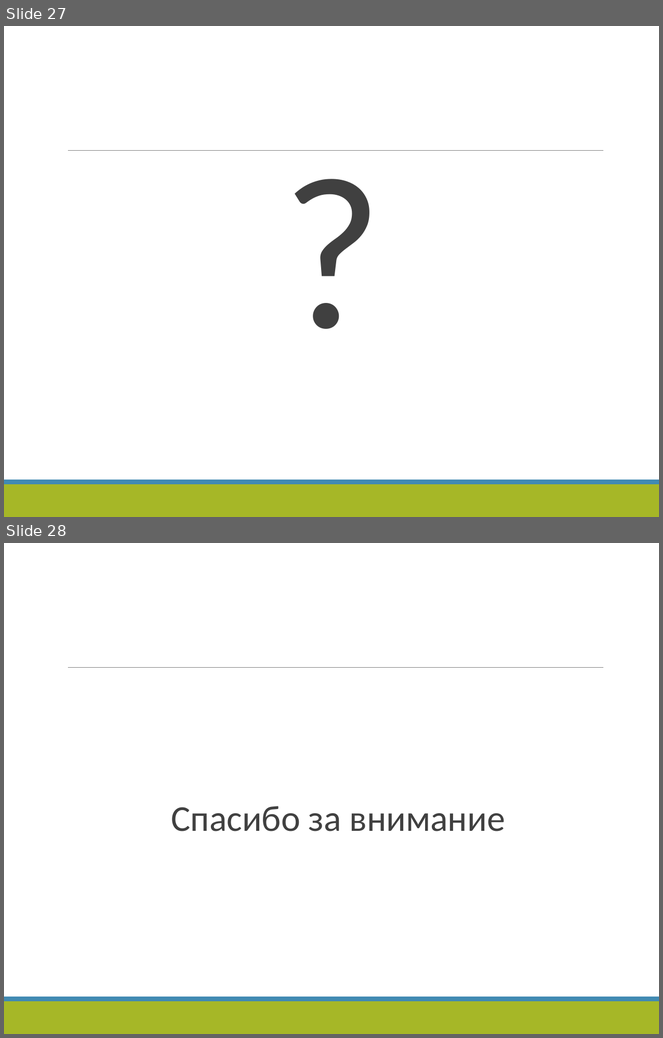
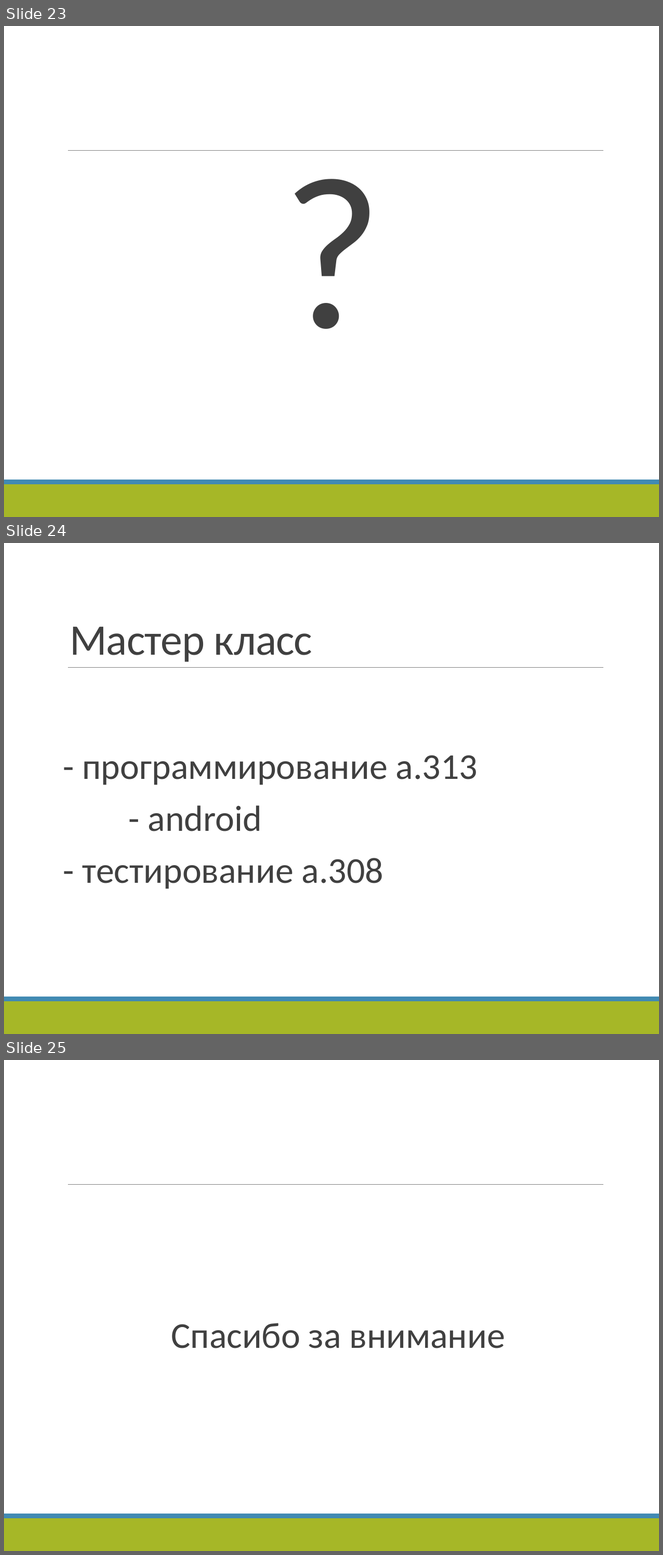
Before and after one commit to vitali-kviatkouski/personal, a slide deck: epamkids/EPAMKids-Worked_out.pptx. Shown one above the other, each under a label of ours: slides 27 and 28 before the commit, slides 23, 24 and 25 after it. The pictures are 663x1038 and 663x1555 pixels, drawn with LibreOffice and Linux fonts; fonts in the diff are those of the drawing. Boxes give left, top, right and bottom in pixels: in the first picture for what was removed or moved away, otherwise in the second. Text is boxed around its words. In the diff, an @@ line names an element or a change of style, - is before the commit and + after.

```diff
--- a/epamkids/EPAMKids-Worked_out.pptx
+++ b/epamkids/EPAMKids-Worked_out.pptx
@@ slide 24 added at <box>4,543,659,1034</box>, background #FFFFFF; not listed: 3 template elements that a slide beside it also shows @@
@@ title added at <box>70,627,312,662</box>, 48 pt, text #404040 @@
+Мастер класс
@@ text added at <box>83,755,478,889</box>, 40 pt, text #404040 @@
+- программирование а.313
+- android
+- тестирование а.308
@@ what was slide 27 is now slide 23 @@
@@ what was slide 28 is now slide 25 @@
```
Also in this commit, not shown: 7 slides changed, 1 other slide added, 5 slides removed.
